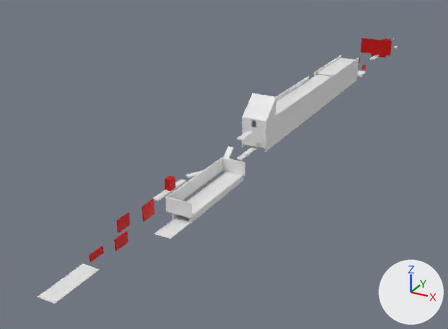
The glTF model src/scenes/level/level2/level_2.gltf, before and after one commit.
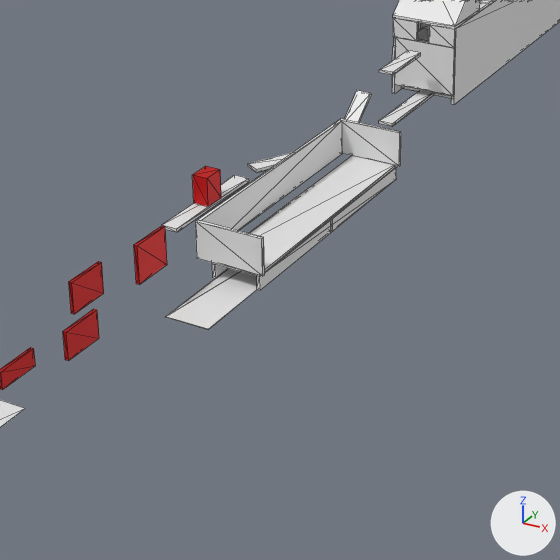
Each version is shown whole from a camera (50 mm lens) standing at (174.0, -161.0, 160.0) and looking at (-37.0, 223.0, -31.0), then close up on the part from 20% to 68% of the width and 34% to 100% of the height. The lights are fixed; the arrows at lower right show +X, +Y and +Z. The older version's two pictures come first. The close-ups show mesh edges as thin lines. Vertices at exactly the same position are counted once.

The older version as bpy lines, for what is in view:
```python
me_part2 = bpy.data.meshes.new('Part2')
me_part2.from_pydata(...)  # a box spanning x -0.4..0.4, y -4.7..4.7, z -4.3..4.3; a box spanning x -7.3..-6.5, y -38.5..-29.1, z -11.7..-7.9; a box spanning x -0.4..0.4, y -27.7..-18.3, z -9.3..-3.2; a box spanning x -7.2..-6.4, y -16.8..-7.4, z -6.8..0.2
me_part2.materials.append(mat_red)  # red #d00000
me_part3 = bpy.data.meshes.new('Part3')
me_part3.from_pydata(...)  # 48 vertices, 72 faces; spans x -5.4..6.0, y -40.9..59.4, z -0.5..7.9
# faces by material slot: [60, 12]
me_part3.materials.append(mat_white)  # white #e7e7e7
me_part3.materials.append(mat_red)  # red #d00000
me_part4 = bpy.data.meshes.new('Part4')
me_part4.from_pydata(...)  # 120 vertices, 180 faces; spans x -12.1..8.5, y -54.9..75.8, z -3.1..9.8
me_part4.materials.append(mat_white)  # white #e7e7e7
ob_part2 = bpy.data.objects.new('Part2', me_part2)
ob_part2.location = (4.2, 67.3, 11.8)
ob_part3 = bpy.data.objects.new('Part3', me_part3)
ob_part3.location = (-1.2, 126.5, 7.5)
ob_part4 = bpy.data.objects.new('Part4', me_part4)
ob_part4.location = (13.1, 118.6, 3.9)
# also in view: 'Part5' at (0.0, 292.0, 18.0)
```
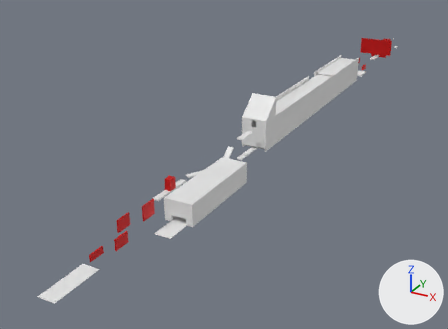
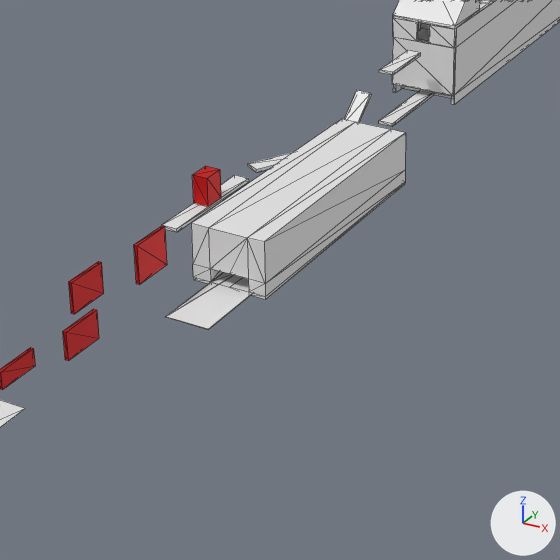
Where the change shows, as pixel boxes [x1, y1, x2, y2] in the close-ups (560 x 560 px):
'Warehouse', added
    after: [191, 119, 406, 300]
part 1 of me_part4, deleted
    before: [195, 119, 401, 290]

Patch to the scene script:
```diff
--- a/src/scenes/level/level2/level_2.gltf.py
+++ b/src/scenes/level/level2/level_2.gltf.py
@@ me_part4 @@
 # used by ob_part4; location = (13.1, 118.6, 3.9)
-me_part4.from_pydata(...)  # 120 vertices, 180 faces; spans x -12.1..8.5, y -54.9..75.8, z -3.1..9.8
+me_part4.from_pydata(...)  # 24 vertices, 36 faces; spans x -12.1..6.5, y -54.9..75.8, z -3.1..-2.3
+# me_part4 part 1: 12 loose pieces with 96 vertices, spanning x -7.4..8.5, y -37.7..24.2, z -2.9..9.8, are deleted
 me_part4.materials.append(mat_white)
@@ me_warehouse @@
+me_warehouse.from_pydata(...)  # 104 vertices, 217 faces; spans x -8.3..9.0, y -31.1..31.1, z -1.5..11.6
+me_warehouse.materials.append(mat_white)  # white #e7e7e7
@@ ob_warehouse @@
+ob_warehouse = bpy.data.objects.new('Warehouse', me_warehouse)
+ob_warehouse.location = (13.6, 111.1, 2.0)
```
